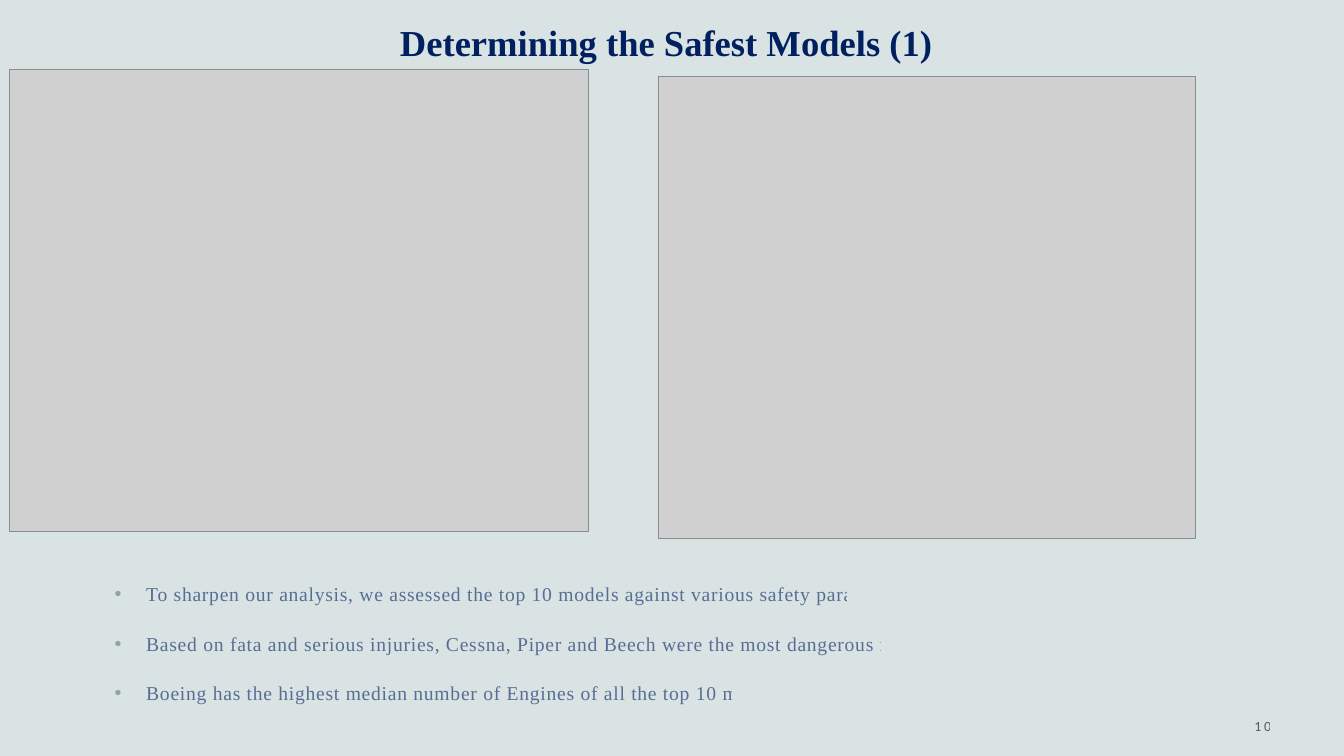
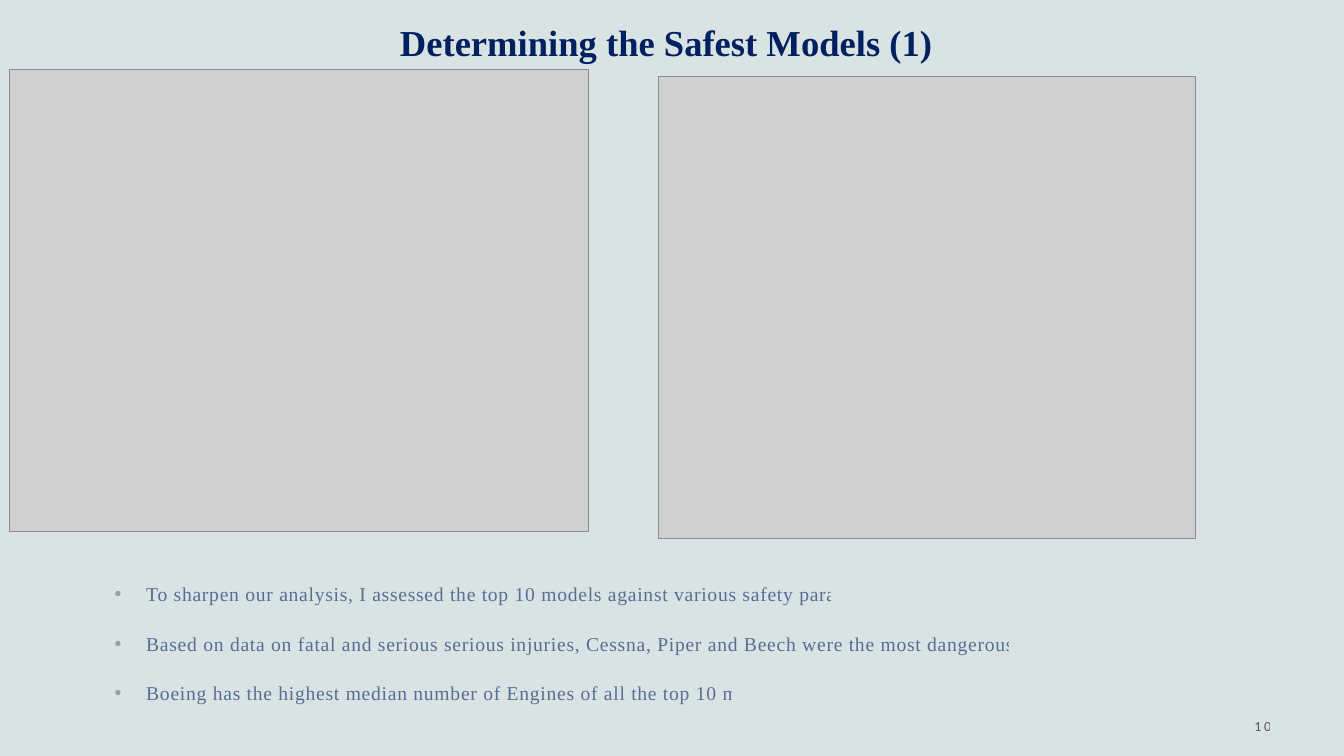
Before and after one commit to WambuiMunene/DSPT08_Phase1-Project, a slide deck: slide 10 of Presentation.pptx. Drawn at 1344x756 pixels with LibreOffice and Linux fonts; fonts in the diff are those of the drawing; grey boxes stand for pictures. Boxes give left, top, right and bottom in pixels: in the first picture for what was removed or moved away, otherwise in the second. Text is boxed around its words. In the diff, an @@ line names an element or a change of style, - is before the commit and + after.

```diff
--- a/Presentation.pptx
+++ b/Presentation.pptx
@@ text at <box>146,587,1013,655</box>: text changed @@
-• To sharpen our analysis, we assessed the top 10 models against various safety parameters
-• Based on fata and serious injuries, Cessna, Piper and Beech were the most dangerous models.
+• To sharpen our analysis, I assessed the top 10 models against various safety parameters
+• Based on data on fatal and serious serious injuries, Cessna, Piper and Beech were the most dangerous models.
```
Also in this commit, not shown: 5 other slides changed, 1 other file.
